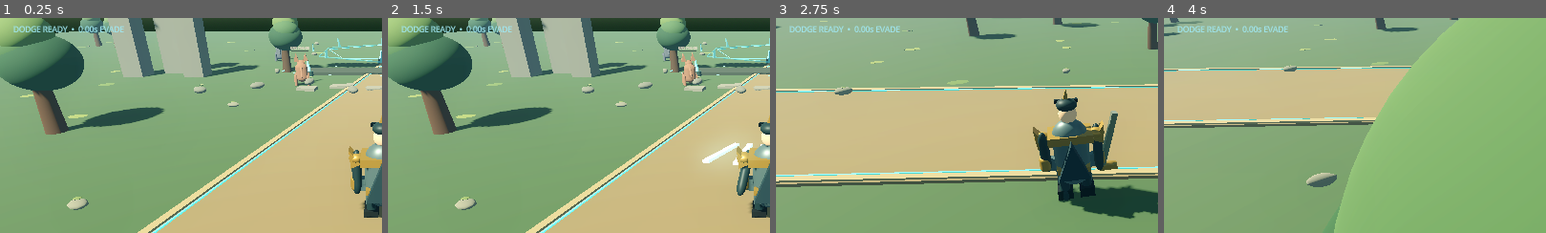
Above: before the commit, frames 1-4 (left to right).
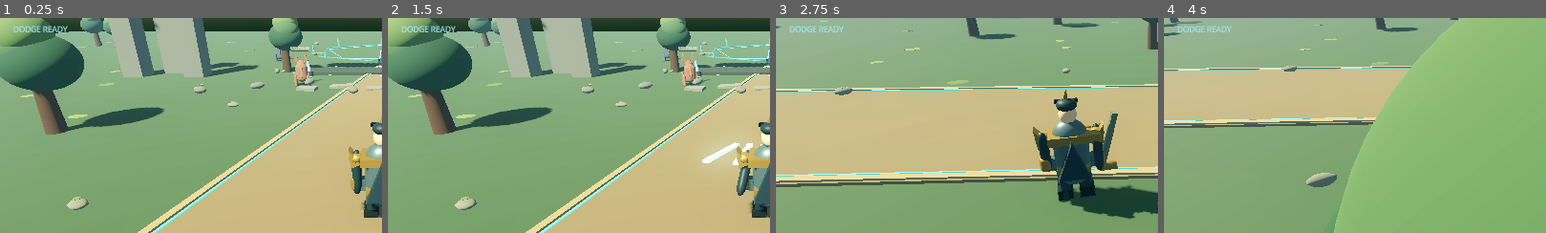
Above: after the commit, the same moments.

Repository: filesgloom-png/ELDERVALE
Game: Godot game, scene res://scenes/main_3d.tscn
The game is run twice, just before and just after one commit, with the same random seed, the same clock (stepped at 60 frames per second) and the same inputs.
Inputs (mouse positions are % of the whole screen's width and height, from its top left):
- Up to frame 1 (0.25 s): no input
- Up to frame 2 (1.5 s): click "ATTACK" at 0.5 s; click "SKILL" at 1.25 s
- Up to frame 3 (2.75 s): tap Enter (ui_accept) at 2, 2.27 s; move the mouse to (72, 45) at 2.02 s; hold Right (ui_right) from 2.03 s (still down); tap Q at 2.1 s; click (72, 45) at 2.17 s
- Up to frame 4 (4 s): release Right (ui_right) at 2.75 s; drag from (30, 55) to (45, 70) at 2.77 s; move the mouse to (60, 28) at 3.52 s; hold Right (ui_right) from 3.53 s (still down); tap F at 3.6 s
The pictures show only the part of the screen within x 0-50%, y 20-70%; the shares and areas given below are measured in that part.

The runs differ from the first frame. In frame 1, 0.2% of the frame differs, in the area x 18-33%, y 3-7%; in frame 2, 0.2%; in frame 3, 0.2%; in frame 4, 0.2%.

Commit message:
ui: clarify dodge cooldown and evade timing indicator

Diff:
--- a/scripts/main_3d.gd
+++ b/scripts/main_3d.gd
@@ -899,8 +899,11 @@
 	dodge_cooldown = maxf(0.0, dodge_cooldown - delta)
 	dodge_invulnerability_time = maxf(0.0, dodge_invulnerability_time - delta)
 	if dodge_status_label != null:
-		dodge_status_label.text = "DODGE READY  •  %.2fs EVADE" % dodge_invulnerability_time if dodge_cooldown <= 0.0 else "DODGE COOLDOWN  •  %.1fs" % dodge_cooldown
-		dodge_status_label.add_theme_color_override("font_color", Color("#9fe6ef") if dodge_cooldown <= 0.0 else Color("#d7c59f"))
+		if dodge_invulnerability_time > 0.0:
+			dodge_status_label.text = "PERFECT EVADE  •  %.2fs" % dodge_invulnerability_time
+		else:
+			dodge_status_label.text = "DODGE READY" if dodge_cooldown <= 0.0 else "DODGE COOLDOWN  •  %.1fs" % dodge_cooldown
+		dodge_status_label.add_theme_color_override("font_color", Color("#9fe6ef") if dodge_cooldown <= 0.0 or dodge_invulnerability_time > 0.0 else Color("#d7c59f"))
 	if wave_respawn_timer >= 0.0:
 		wave_respawn_timer -= delta
 		if wave_respawn_timer <= 0.0 and enemies.is_empty():
